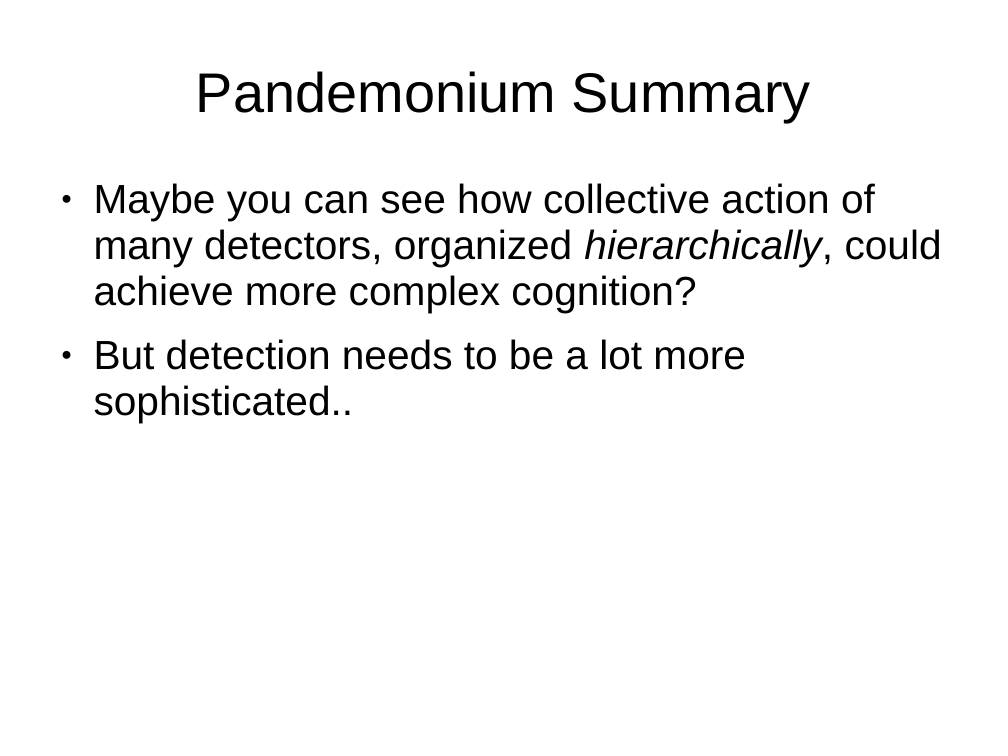
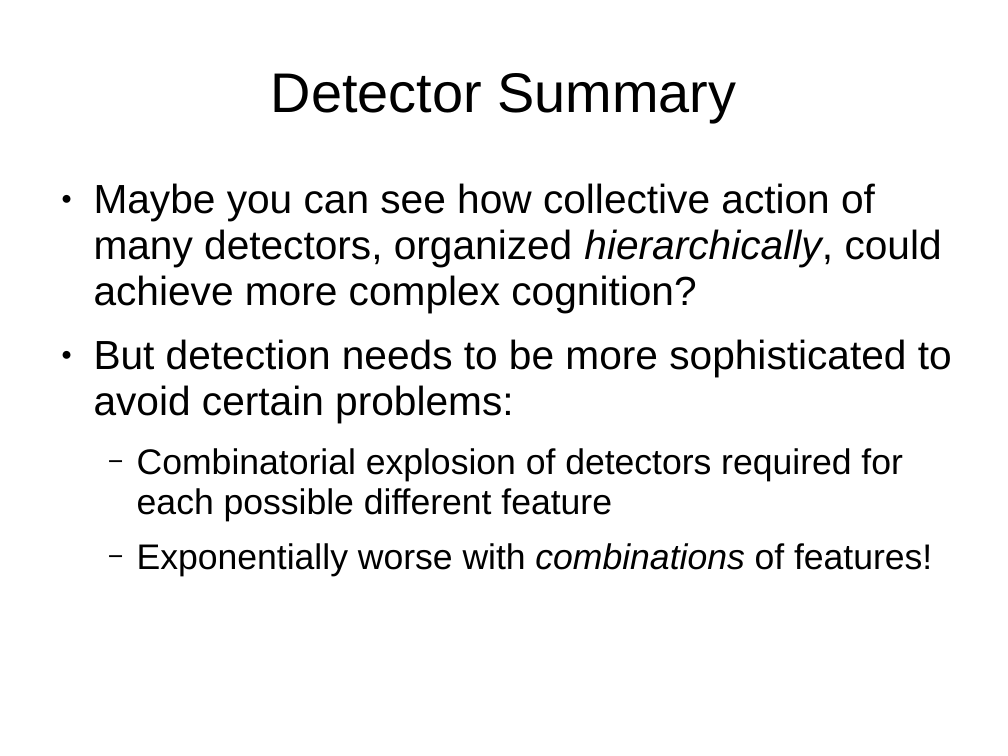
Before and after one commit to ccnlab/teaching, a slide deck: slide 21 of ccn/randy_slides/oreilly_ccn_neuron.pptx (slide 22 before the commit). Drawn at 1008x756 pixels with LibreOffice and Linux fonts; fonts in the diff are those of the drawing; background and template pictures are left out. Boxes give left, top, right and bottom in pixels: in the first picture for what was removed or moved away, otherwise in the second. Text is boxed around its words. In the diff, an @@ line names an element or a change of style, - is before the commit and + after.

```diff
--- a/ccn/randy_slides/oreilly_ccn_neuron.pptx
+++ b/ccn/randy_slides/oreilly_ccn_neuron.pptx
@@ title at [271,73,736,122]: text changed @@
-Pandemonium Summary
+Detector Summary
@@ text at [94,339,952,576]: text changed; size 32 to 28 pt @@
-● But detection needs to be a lot more sophisticated..
+● But detection needs to be more sophisticated to avoid certain problems:
+  − Combinatorial explosion of detectors required for each possible different feature
+  − Exponentially worse with combinations of features!
```
Also in this commit, not shown: 1 other slide changed, 1 slide added, 5 other files.
